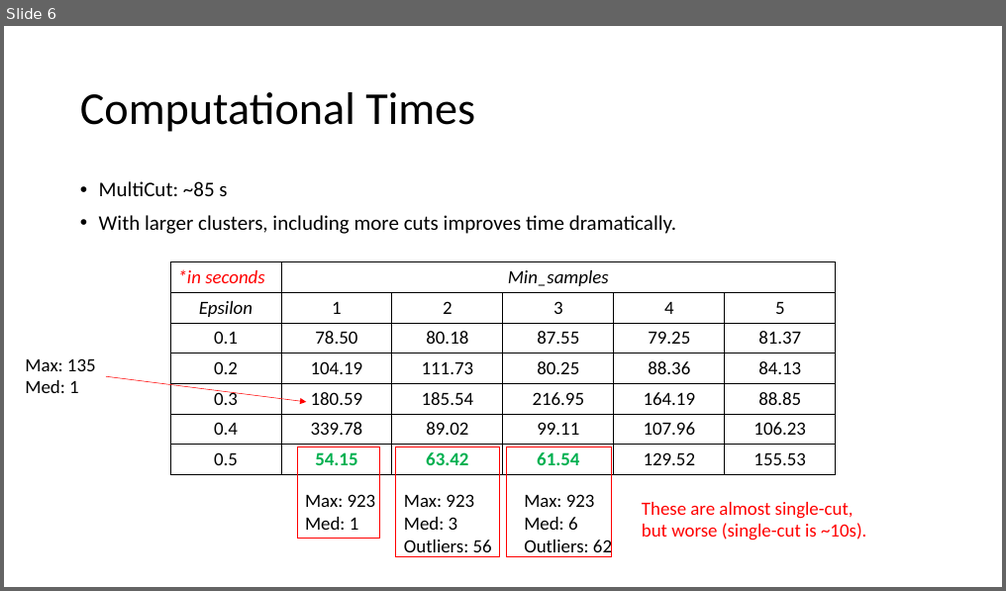
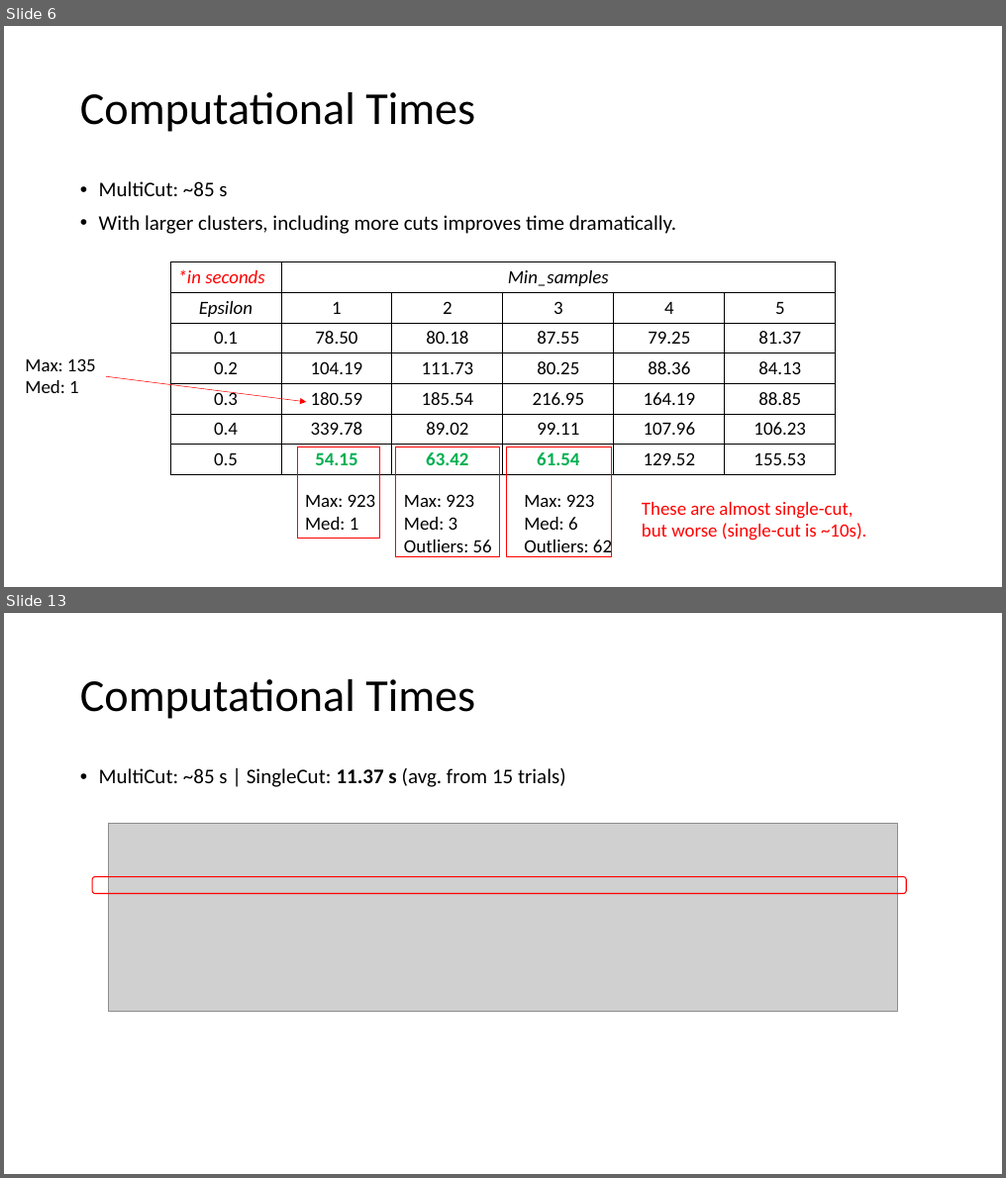
Before and after one commit to parkjan4/SPRO_project, a slide deck: preliminary_results.pptx. Shown one above the other, each under a label of ours: slide 6 before the commit, slides 6 and 13 after it; the slides between them are not shown. The pictures are 1006x591 and 1006x1178 pixels, drawn with LibreOffice and Linux fonts; fonts in the diff are those of the drawing; grey boxes stand for pictures. Boxes give left, top, right and bottom in pixels: in the first picture for what was removed or moved away, otherwise in the second. Text is boxed around its words. In the diff, an @@ line names an element or a change of style, - is before the commit and + after.

```diff
--- a/preliminary_results.pptx
+++ b/preliminary_results.pptx
@@ slide 13 added at bbox=[4, 613, 1002, 1174], background #FFFFFF @@
@@ title added at bbox=[80, 679, 475, 719], 44 pt, text #000000 @@
+Computational Times
@@ text added at bbox=[99, 768, 566, 787], 20 pt, text #000000 @@
+• MultiCut: ~85 s | SingleCut: 11.37 s (avg. from 15 trials)
@@ picture added at bbox=[108, 824, 897, 1012] @@
@@ rounded rectangle added at bbox=[92, 877, 907, 894], outline #FF0000 1 pt @@
```
Also in this commit, not shown: 10 other slides added, 6 other files.
